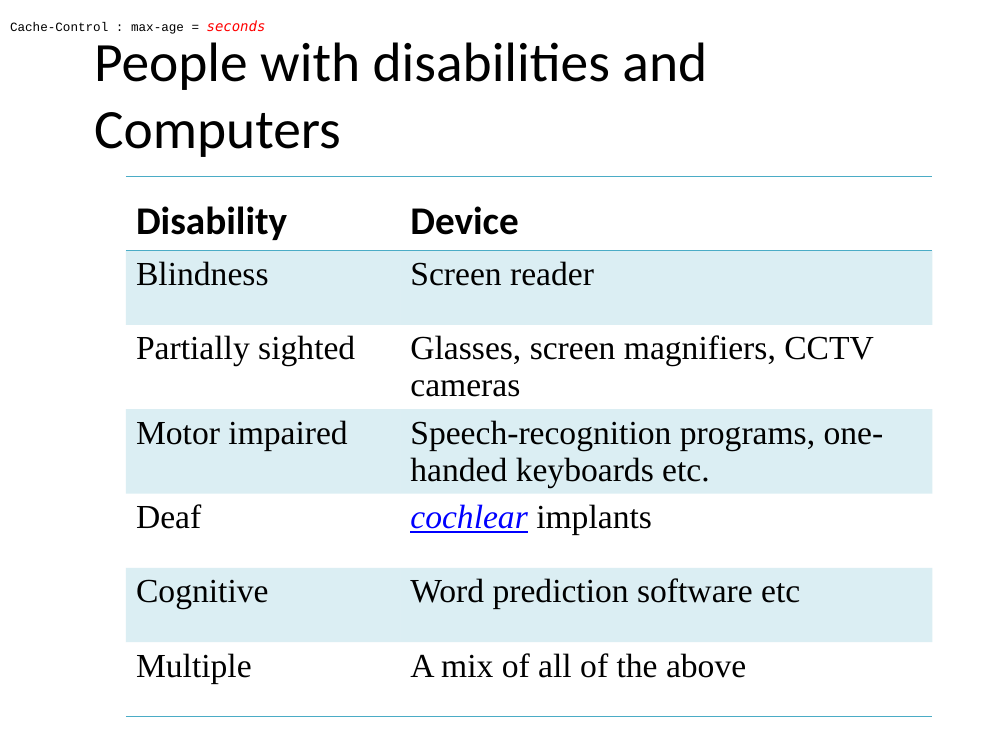
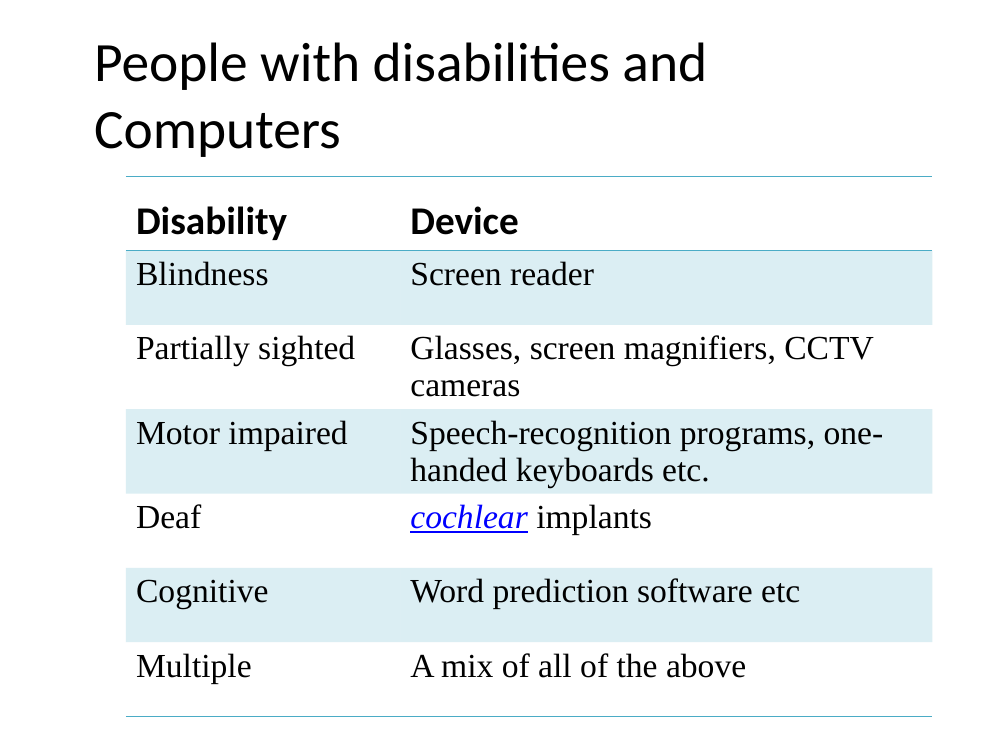
Before and after one commit to punchouty/accessibility, a slide deck: slide 10 of ppt/Introduction_to_Disability_and_AT.pptx. Drawn at 1008x756 pixels with LibreOffice and Linux fonts; fonts in the diff are those of the drawing; background and template pictures are left out. Boxes give left, top, right and bottom in pixels: in the first picture for what was removed or moved away, otherwise in the second. Text is boxed around its words. In the diff, an @@ line names an element or a change of style, - is before the commit and + after.

```diff
--- a/ppt/Introduction_to_Disability_and_AT.pptx
+++ b/ppt/Introduction_to_Disability_and_AT.pptx
@@ text removed at (10,20,266,34) @@
-Cache-Control : max-age = seconds
```
Also in this commit, not shown: 3 other files.
